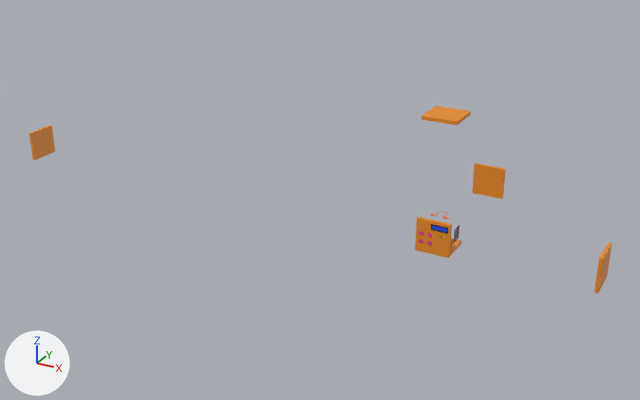
The Blender file mobilemedibox.blend: old version first, new version second.
The view is the same before and after, from a camera (50 mm lens) standing at (15.8, -41.7, 22.6) and looking at (-9.1, 3.6, 0.0). Lighting does not change. The marker at lower left points along +X, +Y and +Z.
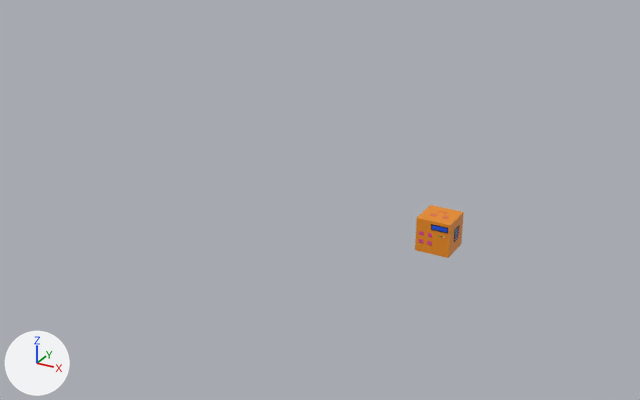
Boxes [x1, y1, x2, y2] around the edits, measured in the pictures (640 x 400 px):
'Cube.005', moved: before [421, 106, 471, 125]; after [417, 205, 463, 225]
'Cube.001', moved (not visible afterwards): before [472, 163, 506, 199]
'Cube.003', moved: before [594, 243, 612, 293]; after [449, 212, 464, 257]
'Cube.002', moved (not visible afterwards): before [29, 125, 55, 160]

Diff of the bpy script that builds the scene:
```diff
--- a/mobilemedibox.blend.py
+++ b/mobilemedibox.blend.py
@@ ob_cube_001 @@
 ob_cube_001 = bpy.data.objects.new('Cube.001', me_cube_003)
-ob_cube_001.location = (0.0, 7.52, 0.0)
+ob_cube_001.location = (0.0, 0.0, 0.0)
@@ ob_cube_005 @@
 ob_cube_005 = bpy.data.objects.new('Cube.005', me_cube_007)
-ob_cube_005.location = (0.0, 0.0, 5.92)
+ob_cube_005.location = (0.0, 0.0, 0.0)
@@ ob_cube_002 @@
 ob_cube_002 = bpy.data.objects.new('Cube.002', me_cube_002)
-ob_cube_002.location = (-29.3, 0.0, 0.0)
+ob_cube_002.location = (0.0, 0.0, 0.0)
@@ ob_cube_003 @@
 ob_cube_003 = bpy.data.objects.new('Cube.003', me_cube_009)
-ob_cube_003.location = (8.16, 0.0, 0.0)
+ob_cube_003.location = (0.0, 0.0, 0.0)
```
